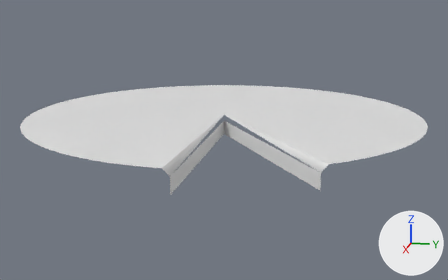
The OBJ model Assets/Models/Slice91.obj: old version first, new version second.
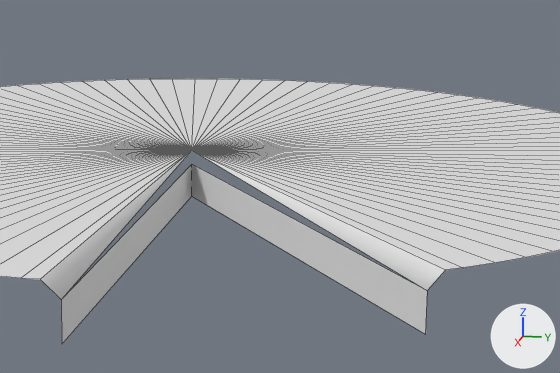
Old and new are each drawn whole from a 50 mm camera at (3.083, 0.616, 0.637) aimed at (0.019, 0.004, -0.129) and again close up on the part from 32% to 84% of the width and 19% to 74% of the height. Lighting does not change. The marker at lower right points along +X, +Y and +Z. The close-ups show mesh edges as thin lines. Where no turn or scale is listed for an object, it has been applied to the vertices.

The scene before the commit, as lines of its bpy script (objects in view):
```python
me_slice91 = bpy.data.meshes.new('Slice91')
me_slice91.from_pydata(...)  # 99 vertices, 95 faces; spans x -1.0..1.0, y -1.0..1.0, z -0.1..0.0
# before: 0 (0.0, 0.0, 0.0) at pixel (191, 150), 2 (1.0, 0.0, -0.03) at pixel (61, 299), 94 (0.84, 0.54, -0.03) at pixel (427, 290), 95 (0.0, 0.0, -0.1) at pixel (191, 196), 96 (0.0, 0.0, -0.03) at pixel (191, 164)
# before: 97 (1.0, 0.0, -0.1) at pixel (61, 344), 98 (0.84, 0.54, -0.1) at pixel (425, 334)
ob_slice91 = bpy.data.objects.new('Slice91', me_slice91)
ob_slice91.location = (0.0, 0.0, 0.0)
```
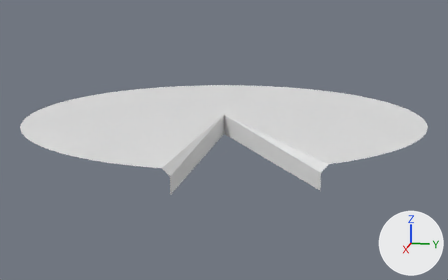
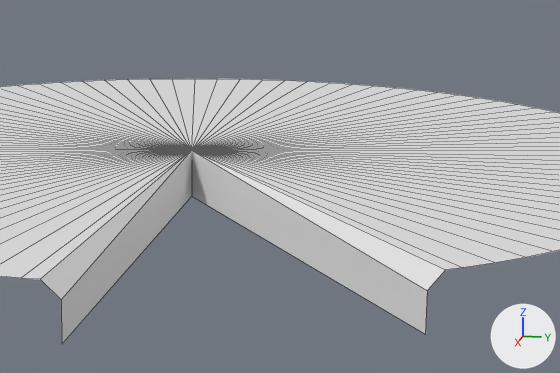
Where the change shows, as pixel boxes [x1, y1, x2, y2] in the close-ups (560 x 373 px; the box of a moved part takes in the faces that stretch with it):
part 1 of me_slice91, moved or reshaped: before [61, 164, 427, 344]; after [61, 151, 427, 344]

The change in detail:
me_slice91 has 99 vertices, 95 faces and spans x -1.0..1.0, y -1.0..1.0, z -0.1..0.0.
me_slice91 is used by ob_slice91; location (0.0, 0.0, 0.0).
Verts and faces of me_slice91; kept vertices keep their numbers, new ones are numbered from 99.
Part 1, on me_slice91:
Vertices deleted: 96 (with the faces that use them).
New faces: (0, 2, 97, 95), (0, 95, 98, 94).
